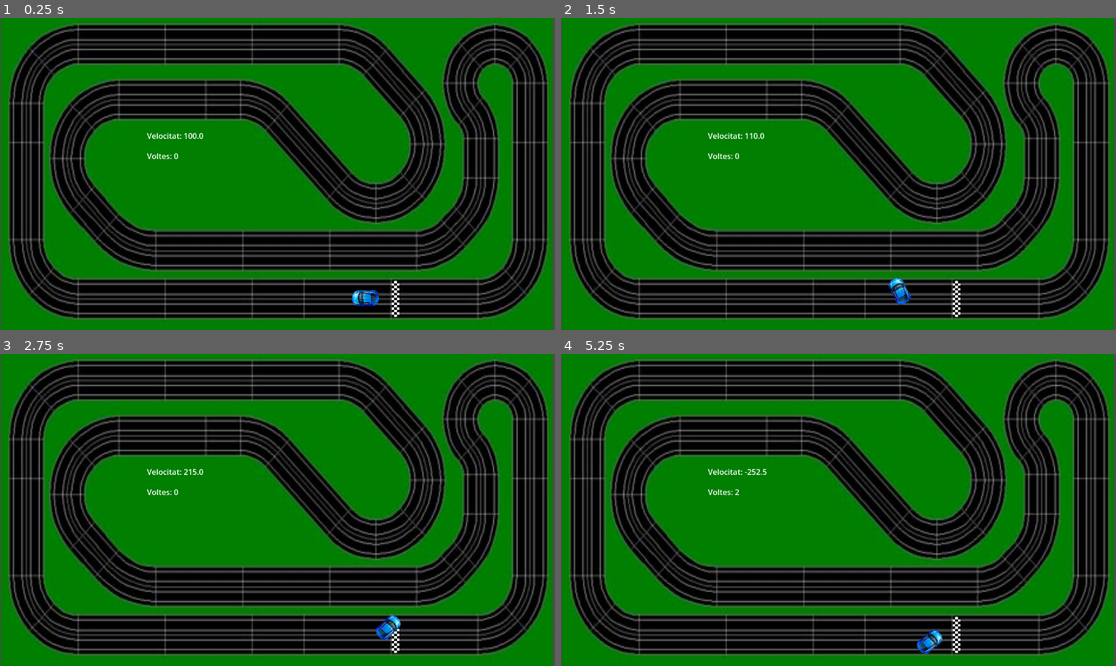
Above: before the commit, frames 1-4 (two rows, left to right).
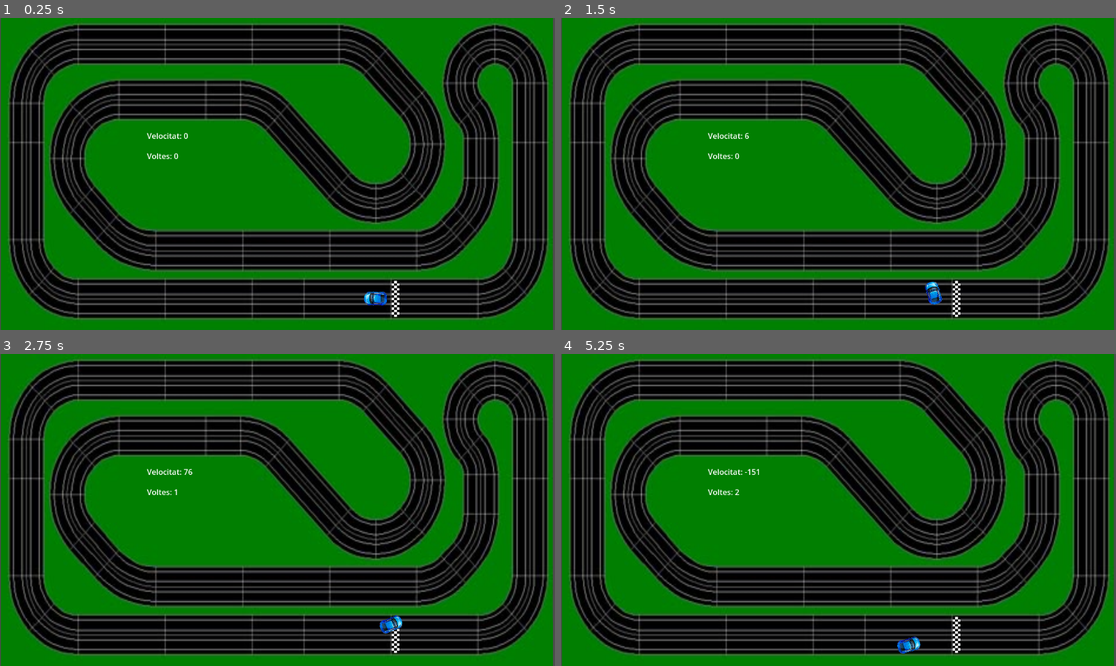
Above: after the commit, the same moments.

Repository: ferranfite/Joc_de_pro
Game: Godot game, scene res://node_2d.tscn
The game is run twice, just before and just after one commit, with the same random seed, the same clock (stepped at 60 frames per second) and the same inputs.
Inputs:
- Up to frame 1 (0.25 s): no input
- Up to frame 2 (1.5 s): tap Enter (accelera) at 0.5 s; hold Enter (accelera) 0.53-1.28 s; hold Right (dreta) 0.53-1.28 s; tap Left (esquerra) at 0.8, 1.35 s
- Up to frame 3 (2.75 s): tap Right (dreta) at 1.55 s; hold Enter (accelera) from 2.03 s (still down); hold Right (dreta) from 2.03 s (still down); tap Left (esquerra) at 2.3 s
- Up to frame 4 (5.25 s): release Right (dreta) at 2.78 s; tap Up (endevant) at 2.85 s; tap Right (dreta) at 3.05, 4.55 s; release Enter (accelera) at 3.53 s; hold Down (enrere) 3.53-4.28 s; tap Left (esquerra) at 3.8, 4.35 s; hold Space (frena) from 5.03 s (still down)

The runs differ from the first frame. In frame 1, 0.3% of the frame differs, in the area x 33-70%, y 36-93%; in frame 2, 0.4%, in the area x 33-69%, y 36-92%; in frame 3, 0.3%; in frame 4, 0.4%.

Commit message:
correccions de velocitat, direcció, posició i mida

Diff:
--- a/character_body_2d.gd
+++ b/character_body_2d.gd
@@ -1,17 +1,18 @@
 extends CharacterBody2D
-var velocitat :float= 100
+var velocitat :float= 0
 var direccio : Vector2 = Vector2.LEFT
-var gas := 150
-var fre = 300
+var gas := 200
+var fre = 400
 var voltes = 0
+
 
 
 
 func _process(delta: float) -> void:
 	if Input.is_action_pressed("dreta"):
-		direccio = direccio.rotated(0.03)
+		direccio = direccio.rotated(0.035)
 	if Input.is_action_pressed("esquerra"):
-		direccio = direccio.rotated(-0.03)
+		direccio = direccio.rotated(-0.035)
 	if Input.is_action_pressed("accelera"):
 		velocitat += gas*delta
 	if Input.is_action_pressed("frena"):
@@ -25,8 +26,8 @@
 	velocity = direccio * velocitat
 	move_and_slide()
 	rotation = direccio.angle()
-	print(velocitat)
-	get_node("/root/Node2D/StaticBody2D/velocitat").text = "Velocitat: " + str(velocitat)
+	print(velocitat/2)
+	get_node("/root/Node2D/StaticBody2D/velocitat").text = "Velocitat: " + str(int(velocitat/2))
 
 
 
--- a/node_2d.tscn
+++ b/node_2d.tscn
@@ -136,7 +136,7 @@
 shape = SubResource("SegmentShape2D_epypp")
 
 [node name="CollisionShape2D49" type="CollisionShape2D" parent="StaticBody2D"]
-position = Vector2(1111, -70)
+position = Vector2(1112, -69)
 shape = SubResource("SegmentShape2D_epypp")
 
 [node name="CollisionShape2D3" type="CollisionShape2D" parent="StaticBody2D"]
@@ -322,19 +322,19 @@
 texture = ExtResource("4_0hol4")
 
 [node name="CharacterBody2D" type="CharacterBody2D" parent="."]
-position = Vector2(864, 584)
+position = Vector2(782, 582)
 rotation = -3.14159
-scale = Vector2(0.64, 0.68)
+scale = Vector2(0.55, 0.585)
 script = ExtResource("2_83ktr")
 
 [node name="Cotxe" type="Sprite2D" parent="CharacterBody2D"]
-position = Vector2(126.563, 4.41146)
+position = Vector2(4.803, 0)
 rotation = -6.28319
 scale = Vector2(0.203451, 0.238844)
 texture = ExtResource("2_tfcg1")
 
 [node name="CollisionShape2D" type="CollisionShape2D" parent="CharacterBody2D"]
-position = Vector2(121.875, 2.94089)
+position = Vector2(4.803, 0)
 rotation = 1.5708
 shape = SubResource("CapsuleShape2D_ovtsk")
 
@@ -344,4 +344,10 @@
 position = Vector2(834, 501)
 shape = SubResource("SegmentShape2D_2nhjh")
 
+[node name="Timer" type="Timer" parent="Area2D"]
+
+[node name="Label" type="Label" parent="Area2D"]
+offset_right = 40.0
+offset_bottom = 23.0
+
 [connection signal="body_entered" from="Area2D" to="CharacterBody2D" method="_on_area_2d_body_entered"]
--- a/static_body_2d_2.gd
+++ b/static_body_2d_2.gd
@@ -1,2 +1 @@
 extends StaticBody2D
-z
